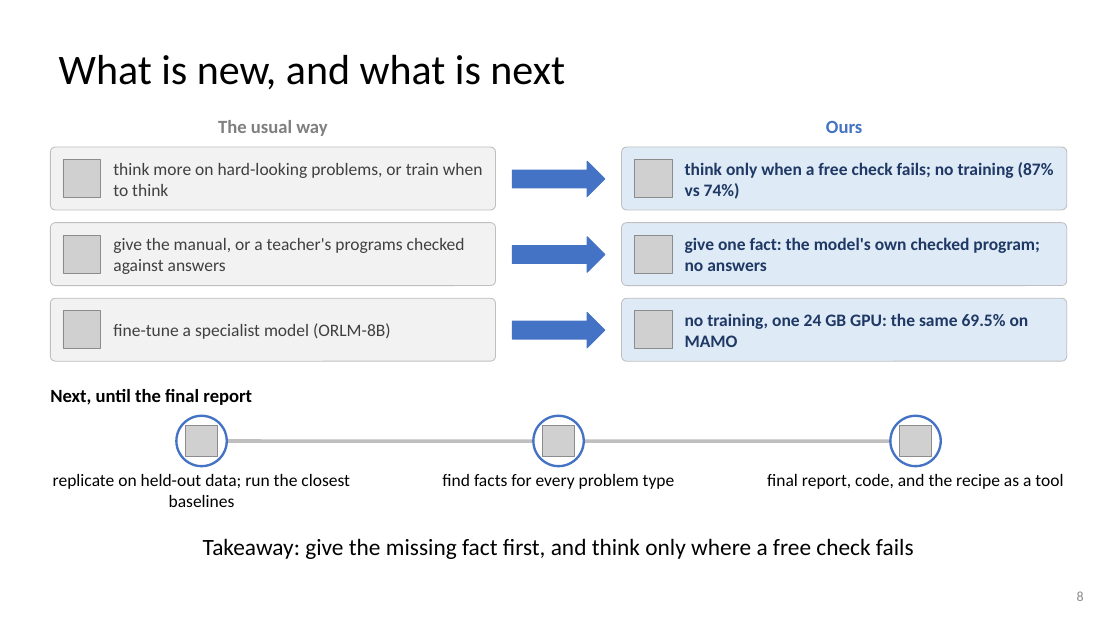
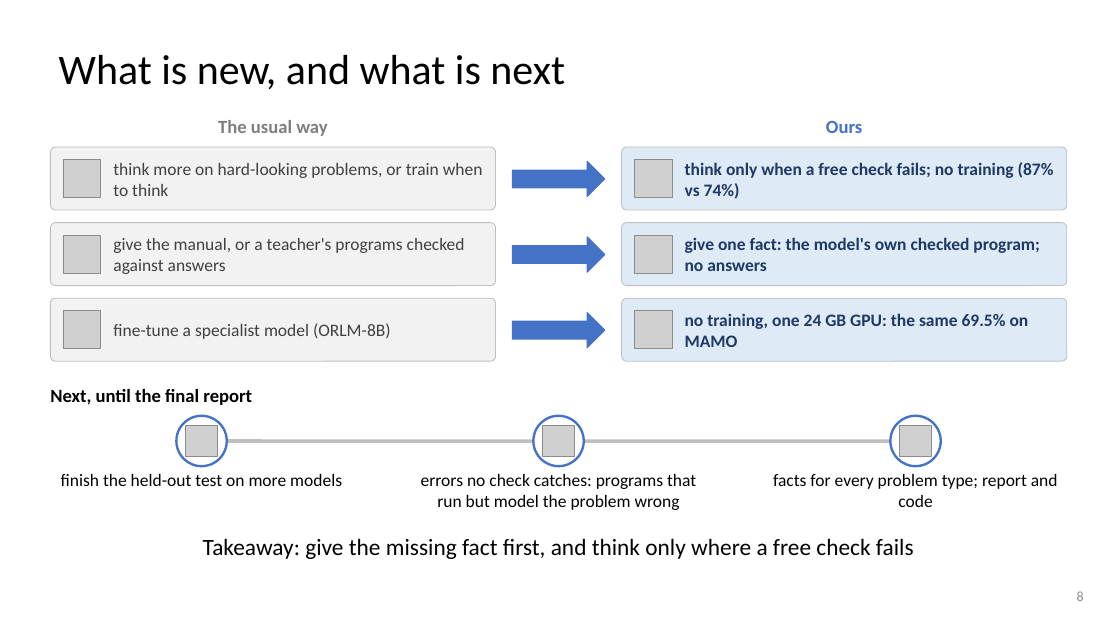
Before and after one commit to dlwns147/CSED490E_Project_Team5, a slide deck: slide 8 of PROPOSAL_slides.pptx. Drawn at 1120x630 pixels with LibreOffice and Linux fonts; fonts in the diff are those of the drawing; grey boxes stand for pictures. Boxes give left, top, right and bottom in pixels: in the first picture for what was removed or moved away, otherwise in the second. Text is boxed around its words. In the diff, an @@ line names an element or a change of style, - is before the commit and + after.

```diff
--- a/PROPOSAL_slides.pptx
+++ b/PROPOSAL_slides.pptx
@@ text at (x1=61, y1=474, x2=342, y2=486): text changed @@
-replicate on held-out data; run the closest baselines
+finish the held-out test on more models
@@ text at (x1=421, y1=474, x2=696, y2=510): text changed @@
-find facts for every problem type
+errors no check catches: programs that run but model the problem wrong
@@ text at (x1=773, y1=474, x2=1058, y2=507): text changed @@
-final report, code, and the recipe as a tool
+facts for every problem type; report and code
```
Also in this commit, not shown: 7 other slides changed, 3 other files.
